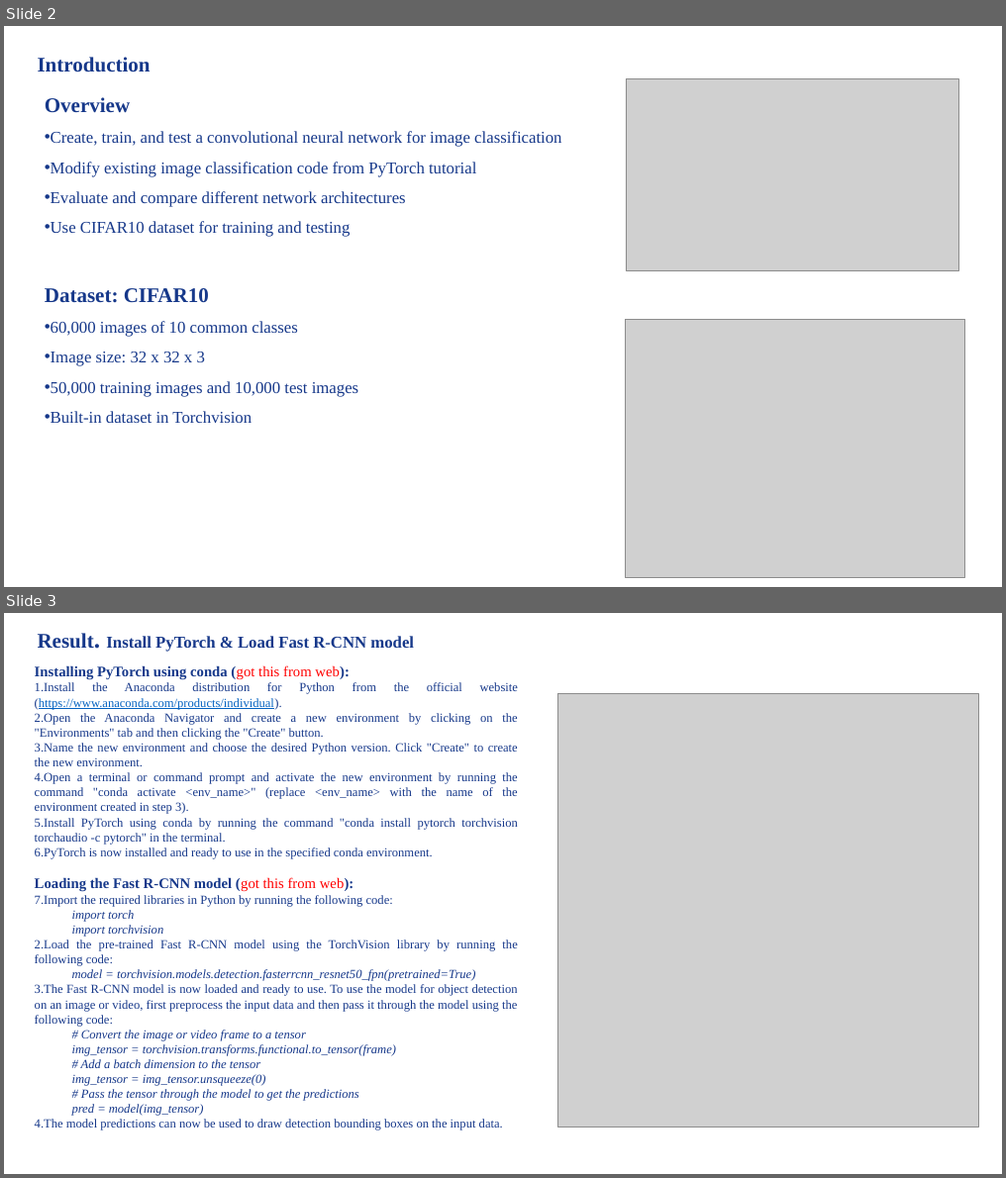
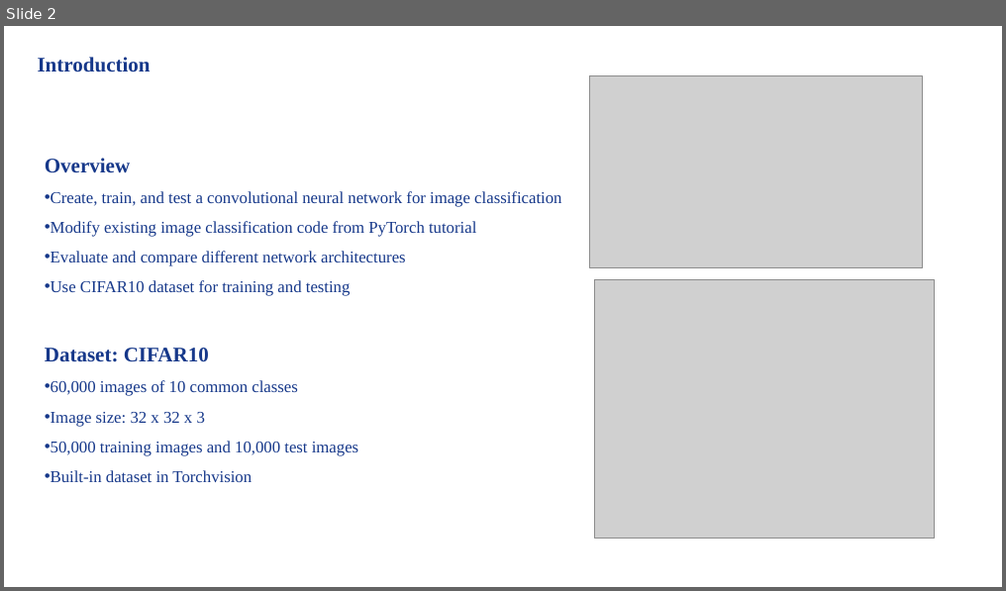
Before and after one commit to DosMiao/2302-Computer-Vision-CS-ECE-8690, a slide deck: CV2023_HW3B/CVSpring2023_Miao_Xuanbo_Assignment#3B.pptx. Shown one above the other, each under a label of ours: slides 2 and 3 before the commit, slide 2 after it. The pictures are 1006x1178 and 1006x591 pixels, drawn with LibreOffice and Linux fonts; fonts in the diff are those of the drawing; grey boxes stand for pictures. Boxes give left, top, right and bottom in pixels: in the first picture for what was removed or moved away, otherwise in the second. Text is boxed around its words. In the diff, an @@ line names an element or a change of style, - is before the commit and + after.

```diff
--- a/CV2023_HW3B/CVSpring2023_Miao_Xuanbo_Assignment#3B.pptx
+++ b/CV2023_HW3B/CVSpring2023_Miao_Xuanbo_Assignment#3B.pptx
@@ slide 3 removed at <box>4,613,1002,1174</box>, background #FFFFFF @@
@@ text removed at <box>38,633,414,652</box> @@
-Result. Install PyTorch & Load Fast R-CNN model
@@ text removed at <box>35,665,518,1131</box> @@
-Installing PyTorch using conda (got this from web):
-1. Install the Anaconda distribution for Python from the official website (https://www.anaconda.com/products/individual).
-2. Open the Anaconda Navigator and create a new environment by clicking on the "Environments" tab and then clicking the "Create" button.
-3. Name the new environment and choose the desired Python version. Click "Create" to create the new environment.
-4. Open a terminal or command prompt and activate the new environment by running the command "conda activate <env_name>" (replace <env_name> with the name of the environment created in step 3).
-5. Install PyTorch using conda by running the command "conda install pytorch torchvision torchaudio -c pytorch" in the terminal.
-6. PyTorch is now installed and ready to use in the specified conda environment.
-Loading the Fast R-CNN model (got this from web):
-1. Import the required libraries in Python by running the following code:
-  import torch
-  import torchvision
-2. Load the pre-trained Fast R-CNN model using the TorchVision library by running the following code:
-  model = torchvision.models.detection.fasterrcnn_resnet50_fpn(pretrained=True)
-3. The Fast R-CNN model is now loaded and ready to use. To use the model for object detection on an image or video, first preprocess the input data and then pass it through the model using the following code:
-  # Convert the image or video frame to a tensor
-  img_tensor = torchvision.transforms.functional.to_tensor(frame)
-  # Add a batch dimension to the tensor
-  img_tensor = img_tensor.unsqueeze(0)
-  # Pass the tensor through the model to get the predictions
-  pred = model(img_tensor)
-4. The model predictions can now be used to draw detection bounding boxes on the input data.
@@ picture removed at <box>558,694,979,1127</box> @@
@@ slide 2 changed as well @@
@@ picture: place and size @@
-picture at <box>626,79,959,272</box>
+picture at <box>589,76,923,269</box>
@@ text "Overview": place and size @@
-text "Overview" at <box>45,97,561,423</box>
+text "Overview" at <box>45,158,561,482</box>
@@ picture: place and size @@
-picture at <box>626,319,965,577</box>
+picture at <box>595,280,935,539</box>
```
Also in this commit, not shown: 7 slides added, 3 other slides removed, 18 other files.
